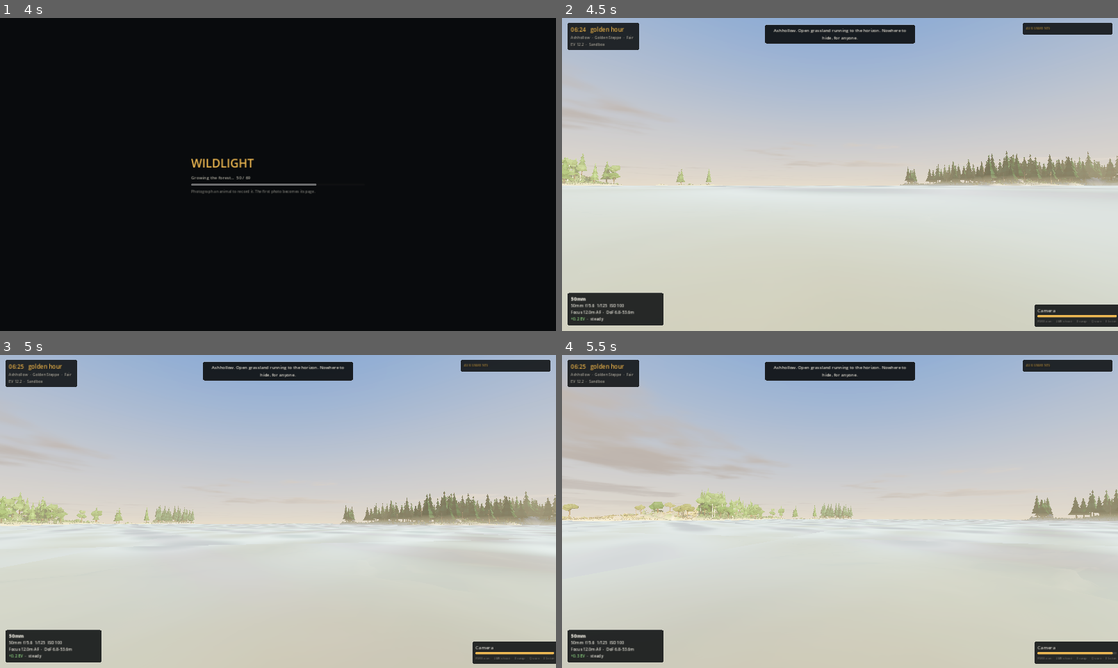
Above: before the commit, frames 1-4 (two rows, left to right).
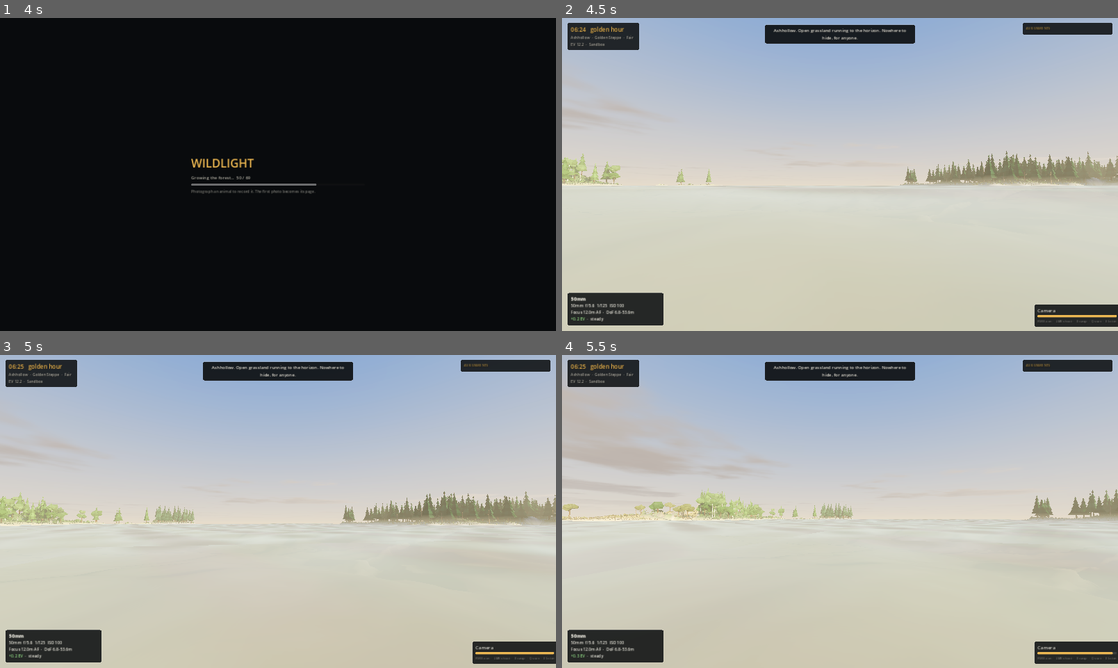
Above: after the commit, the same moments.

Repository: pateltech53/hunting-game
Game: Godot game, scene res://scenes/main.tscn
The game is run twice, just before and just after one commit, with the same random seed, the same clock (stepped at 60 frames per second) and the same inputs.
Inputs (mouse positions are in pixels of both pictures, inside the frame that each line leads up to):
- Up to frame 1 (4 s): click "Expedition" at 0.5 s; click "Free Roam" at 1.25 s; click "Sandbox" at 2 s; click "Roll" at 2.75 s; click "Head out" at 3.5 s
- Up to frame 2 (4.5 s): tap Enter at 4.25 s; move the mouse to (867, 174) at 4.27 s; hold 6 (iso_up) from 4.28 s (still down); tap 2 (aperture_close) at 4.35 s; click (867, 174) at 4.42 s
- Up to frame 3 (5 s): keep holding 6 (iso_up); tap Space (jump) at 4.52, 4.82 s
- Up to frame 4 (5.5 s): keep holding 6 (iso_up); move the mouse to (812, 511) at 5.02 s; tap 1 (aperture_open) at 5.1 s; tap Space (jump) at 5.27 s

Frame 1 is identical in both runs. In frame 2, less than 0.1% of the frame differs, in the area x 4-100%, y 50-55%; in frame 3, 0.1%, in the area x 4-100%, y 51-62%; in frame 4, less than 0.1%.

Commit message:
Shrink the boulders and calm the water
Looking at the badlands, the new organic rocks were person-sized and packed
close enough to shove the third-person camera into them. Rocks are now
knee-to-waist height and the rocky biomes carry a third as many.

Water's fresnel and specular were both hot enough to read as a white streak
across the frame rather than a river.

Co-Authored-By: Claude Opus 5 <noreply@anthropic.com>
Claude-Session: https://claude.ai/code/session_012khWcrCmvKWRAu16u8CcFs

Diff:
--- a/scripts/world/biome_library.gd
+++ b/scripts/world/biome_library.gd
@@ -53,7 +53,7 @@
 		"tree_density": 0.052, "tree_kinds": ["pine", "pine", "pine", "dead"],
 		"trunk": Color(0.24, 0.18, 0.14),
 		"foliage": [Color(0.13, 0.28, 0.20), Color(0.10, 0.23, 0.17), Color(0.17, 0.33, 0.23)],
-		"rock_density": 0.008, "bush_density": 0.020,
+		"rock_density": 0.004, "bush_density": 0.020,
 		"grass_tuft": Color(0.26, 0.36, 0.23),
 		"flower_colors": [], "flower_density": 0.0,
 		"fog_color": Color(0.66, 0.72, 0.78), "fog_density": 0.0038,
@@ -111,7 +111,7 @@
 		"tree_density": 0.006, "tree_kinds": ["dead", "cactus"],
 		"trunk": Color(0.38, 0.27, 0.18),
 		"foliage": [Color(0.32, 0.40, 0.22), Color(0.40, 0.44, 0.24)],
-		"rock_density": 0.020, "bush_density": 0.012,
+		"rock_density": 0.007, "bush_density": 0.012,
 		"grass_tuft": Color(0.66, 0.54, 0.30),
 		"flower_colors": [Color(0.88, 0.36, 0.30)], "flower_density": 0.004,
 		"fog_color": Color(0.84, 0.72, 0.56), "fog_density": 0.0014,
@@ -131,7 +131,7 @@
 		"tree_density": 0.012, "tree_kinds": ["pine", "dead"],
 		"trunk": Color(0.26, 0.20, 0.16),
 		"foliage": [Color(0.14, 0.26, 0.19), Color(0.18, 0.30, 0.21)],
-		"rock_density": 0.030, "bush_density": 0.010,
+		"rock_density": 0.010, "bush_density": 0.010,
 		"grass_tuft": Color(0.42, 0.46, 0.32),
 		"flower_colors": [Color(0.72, 0.74, 0.92)], "flower_density": 0.006,
 		"fog_color": Color(0.74, 0.80, 0.88), "fog_density": 0.0026,
--- a/scripts/world/flora_factory.gd
+++ b/scripts/world/flora_factory.gd
@@ -244,8 +244,8 @@
 		colors: PackedColorArray, biome: Biome, rng: RandomNumberGenerator) -> void:
 	var lumps := rng.randi_range(1, 3)
 	for i in lumps:
-		var offset := Vector3(rng.randf_range(-0.6, 0.6), 0.0, rng.randf_range(-0.6, 0.6))
-		var r := rng.randf_range(0.55, 1.25) / float(1 + i)
+		var offset := Vector3(rng.randf_range(-0.35, 0.35), 0.0, rng.randf_range(-0.35, 0.35))
+		var r := rng.randf_range(0.26, 0.62) / float(1 + i)
 		var shade := 0.85 + rng.randf() * 0.3
 		MeshShapes.add_blob(verts, normals, colors, offset + Vector3(0, r * 0.55, 0), r,
 			Color(biome.rock.r * shade, biome.rock.g * shade, biome.rock.b * shade),
--- a/scripts/world/world_materials.gd
+++ b/scripts/world/world_materials.gd
@@ -169,11 +169,11 @@
 	NORMAL = normalize((VIEW_MATRIX * vec4(n, 0.0)).xyz);
 
 	float fresnel = pow(1.0 - clamp(dot(normalize(VIEW), NORMAL), 0.0, 1.0), 3.0);
-	ALBEDO = mix(tint.rgb, tint.rgb * 1.8 + vec3(0.10, 0.14, 0.16), fresnel);
-	ALPHA = clamp(tint.a + fresnel * 0.35, 0.0, 1.0);
-	ROUGHNESS = 0.06;
+	ALBEDO = mix(tint.rgb, tint.rgb * 1.25 + vec3(0.04, 0.06, 0.08), fresnel);
+	ALPHA = clamp(tint.a + fresnel * 0.18, 0.0, 1.0);
+	ROUGHNESS = 0.14;
 	METALLIC = 0.0;
-	SPECULAR = 0.85;
+	SPECULAR = 0.45;
 }
 """
 	var mat := ShaderMaterial.new()
